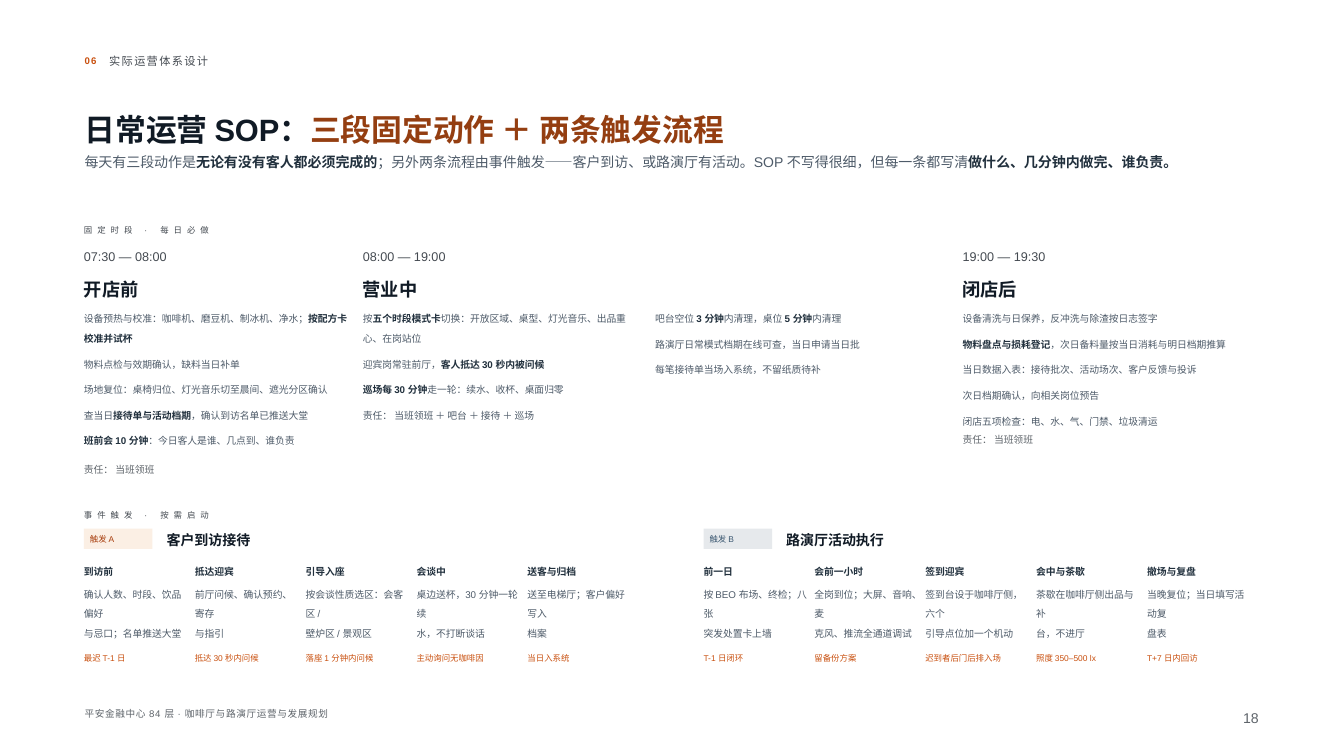
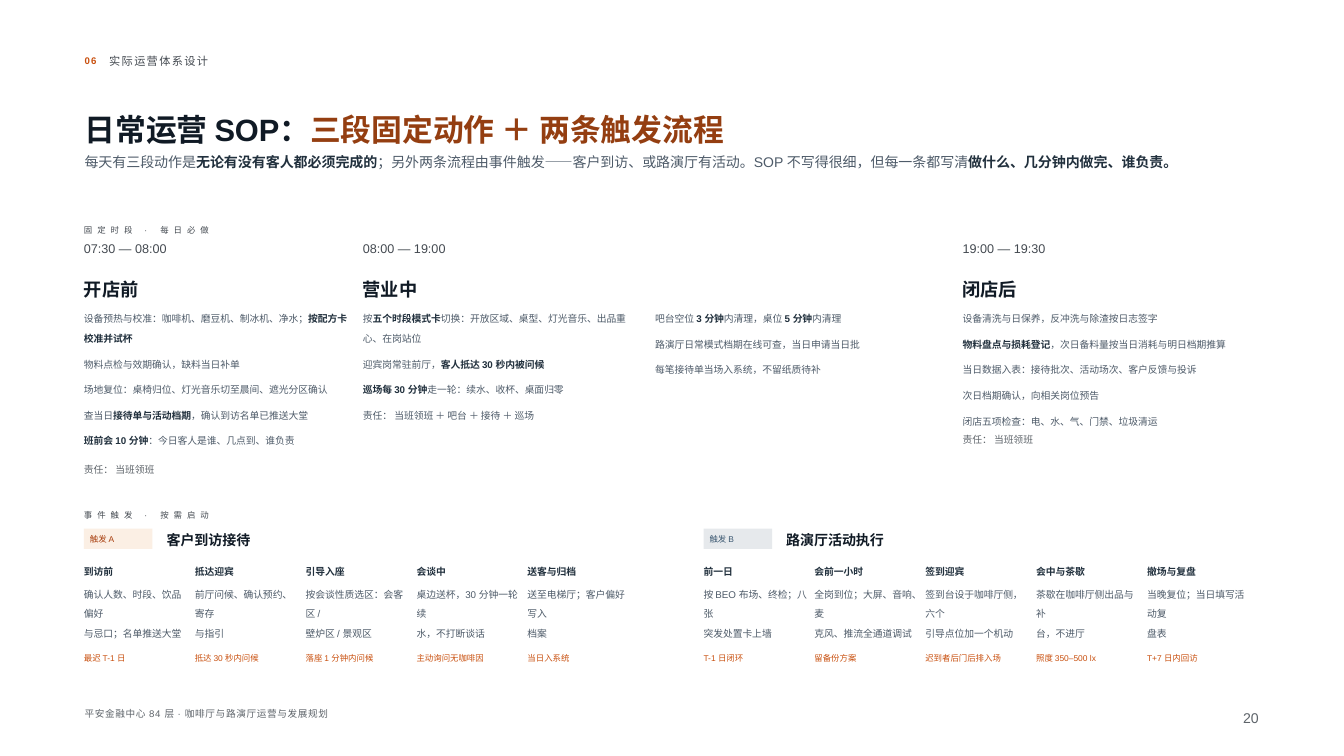
Before and after one commit to Kashing79/kashing, a slide deck: slide 20 of 84F汇报/平安金融中心84层·咖啡厅与路演厅运营与发展规划（正式汇报版）.pptx (slide 18 before the commit). Drawn at 1344x756 pixels with LibreOffice and Linux fonts; fonts in the diff are those of the drawing; background and template pictures are left out. Boxes give left, top, right and bottom in pixels: in the first picture for what was removed or moved away, otherwise in the second. Text is boxed around its words. In the diff, an @@ line names an element or a change of style, - is before the commit and + after.

```diff
--- a/84F汇报/平安金融中心84层·咖啡厅与路演厅运营与发展规划（正式汇报版）.pptx
+++ b/84F汇报/平安金融中心84层·咖啡厅与路演厅运营与发展规划（正式汇报版）.pptx
@@ 3 texts: place and size @@
-3 texts at <box>84,252,1046,261</box>
+3 texts at <box>84,244,1046,253</box>
@@ text at <box>1243,713,1259,723</box>: text changed @@
-18
+20
```
Also in this commit, not shown: 37 other slides changed, 5 slides added, 57 other files.
